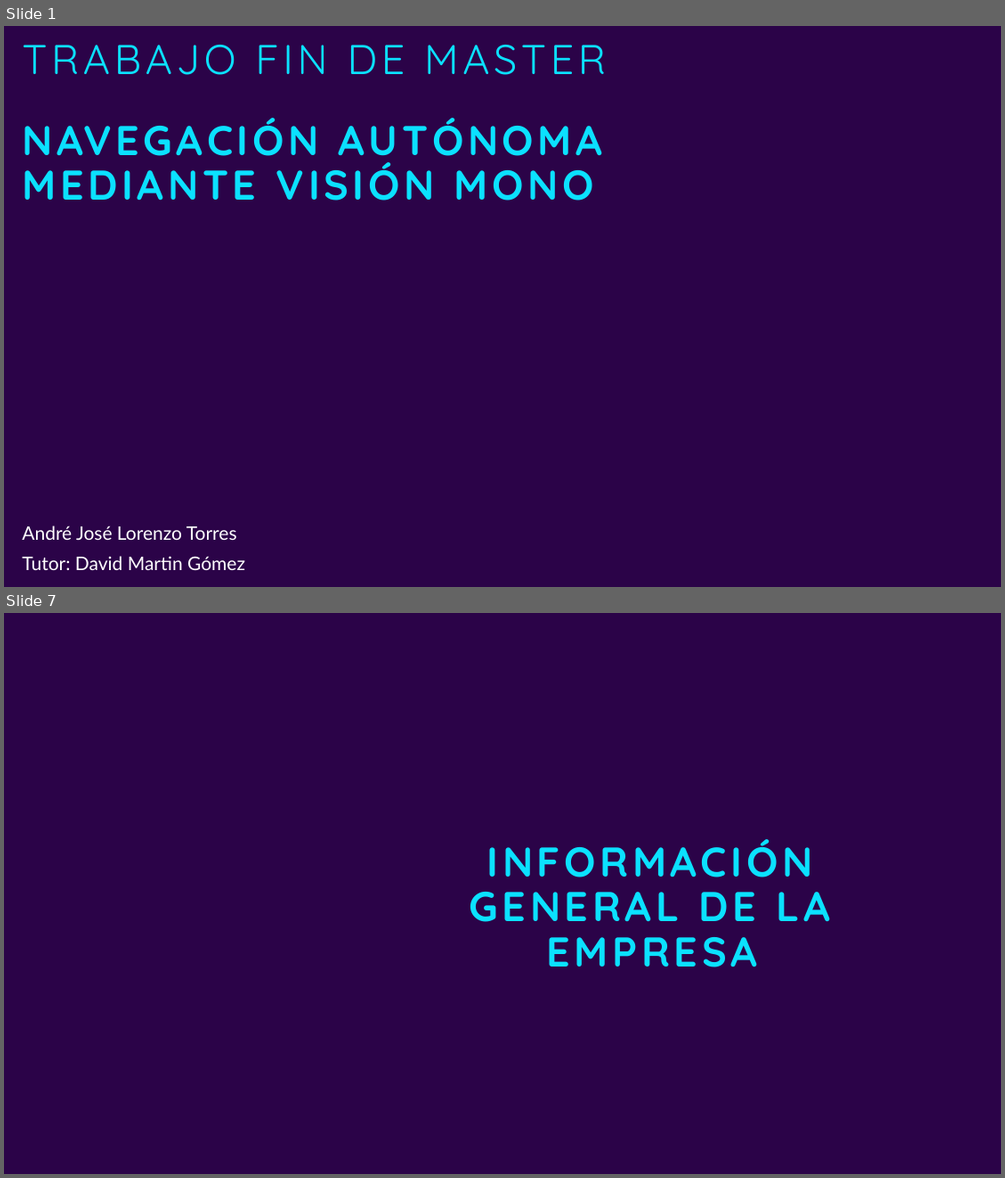
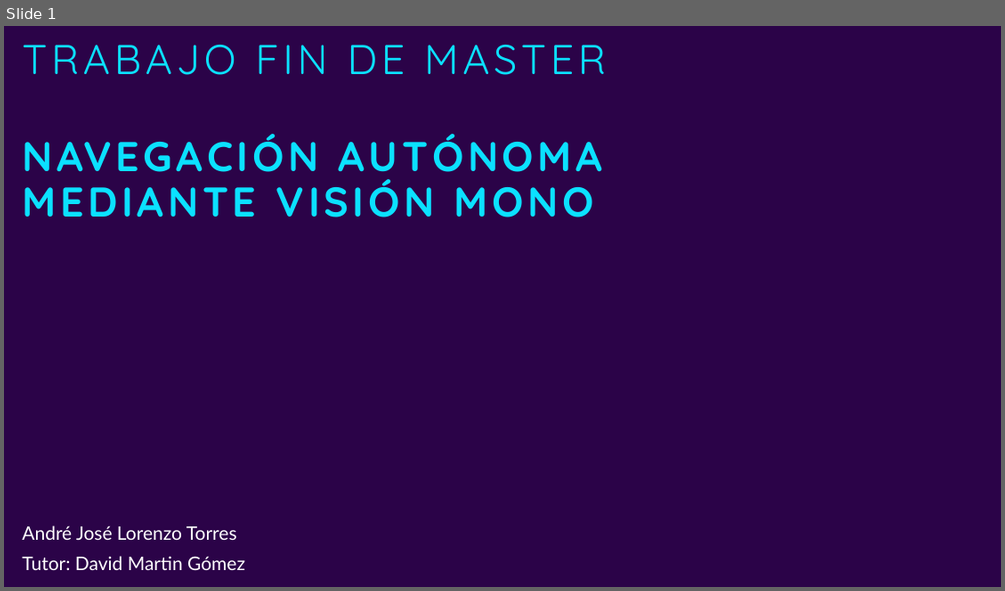
Before and after one commit to andrelorenzo/TFM_VIO, a slide deck: presentacion/NavAutUAV_TFM.pptx. Shown one above the other, each under a label of ours: slides 1 and 7 before the commit, slide 1 after it; the slides between them are not shown. The pictures are 1005x1178 and 1005x591 pixels, drawn with LibreOffice and Linux fonts; fonts in the diff are those of the drawing; background and template pictures are left out. Boxes give left, top, right and bottom in pixels: in the first picture for what was removed or moved away, otherwise in the second. Text is boxed around its words. In the diff, an @@ line names an element or a change of style, - is before the commit and + after.

```diff
--- a/presentacion/NavAutUAV_TFM.pptx
+++ b/presentacion/NavAutUAV_TFM.pptx
@@ slide 7 removed at [4,613,1001,1174], background picture (left out) @@
@@ title removed at [469,839,831,967] @@
-INFORMACIÓN GENERAL DE LA EMPRESA
@@ slide 1 changed as well @@
@@ title "NAVEGACIÓN AUTÓNOMA MEDIANTE VISIÓN MONO": place and size @@
-title "NAVEGACIÓN AUTÓNOMA MEDIANTE VISIÓN MONO" at [22,118,603,200]
+title "NAVEGACIÓN AUTÓNOMA MEDIANTE VISIÓN MONO" at [22,134,603,217]
```
Also in this commit, not shown: 1 other slide changed, 9 slides added, 18 other slides removed, 8 other files.
